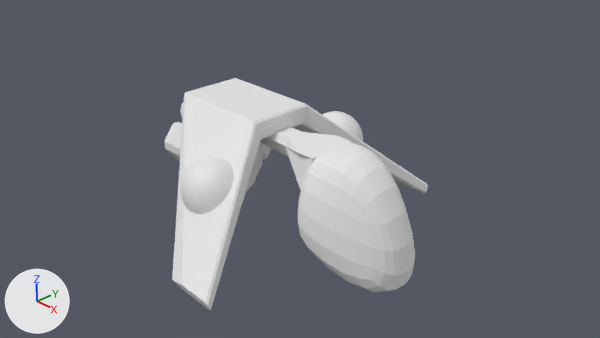
The Blender file DescentRemake/Assets/Graphics/Models/player_ship.blend: old version first, new version second.
Both versions are drawn from the file's camera 'Camera'. The axes (+X, +Y, +Z) are drawn at lower left. The lights are the same throughout.

Names of what the first picture shows: 'afterburners', 'cockpit', 'hull', 'placeholdEng', 'wings'.
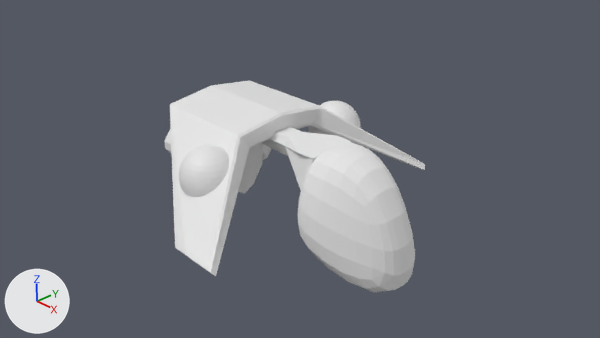
Pixel boxes (x1, y1, x2, y2) of what changed, in the pictures (600 x 338 px):
'wings', hidden: before (172, 78, 428, 311)
'wings.001', added: after (170, 80, 425, 276)
'placeholdEng', moved, rescaled: before (180, 111, 363, 214); after (179, 100, 361, 197)

Edits to the bpy script that builds the scene:
```text
Add me_cube_002:
    me_cube_002.from_pydata(...)  # 23 vertices, 17 faces; spans x -1.0..2.19, y -2.43..0.29, z -0.38..0.33
Change ob_placeholdeng:
    ob_placeholdeng.location: (-0.02, -1.36, 0.54) -> (-0.06, -1.38, 0.77)
    ob_placeholdeng.scale: (1.0, 1.0, 1.0) -> (0.932, 0.932, 0.932)
Change ob_wings:
    add ob_wings.hide_viewport = True
Add ob_wings_001:
    ob_wings_001 = bpy.data.objects.new('wings.001', me_cube_002)
    ob_wings_001.location = (-0.9, -0.28, 1.35)
    ob_wings_001.rotation_euler = (0.611, 0.0, 0.0)  # degrees (35, 0, 0)
    _m = ob_wings_001.modifiers.new('Mirror', 'MIRROR')
    _m.use_axis = (False, True, False)
    _m.merge_threshold = 0.1
    _m.mirror_object = ob_hull
```
